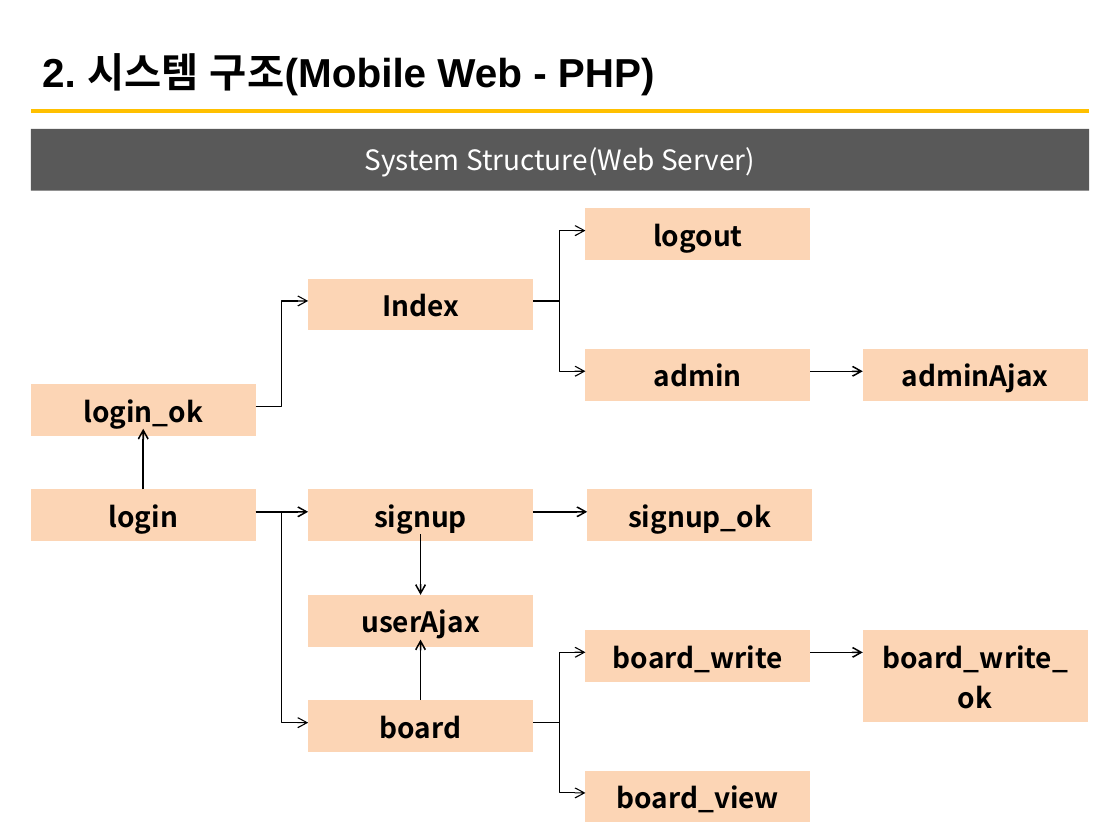
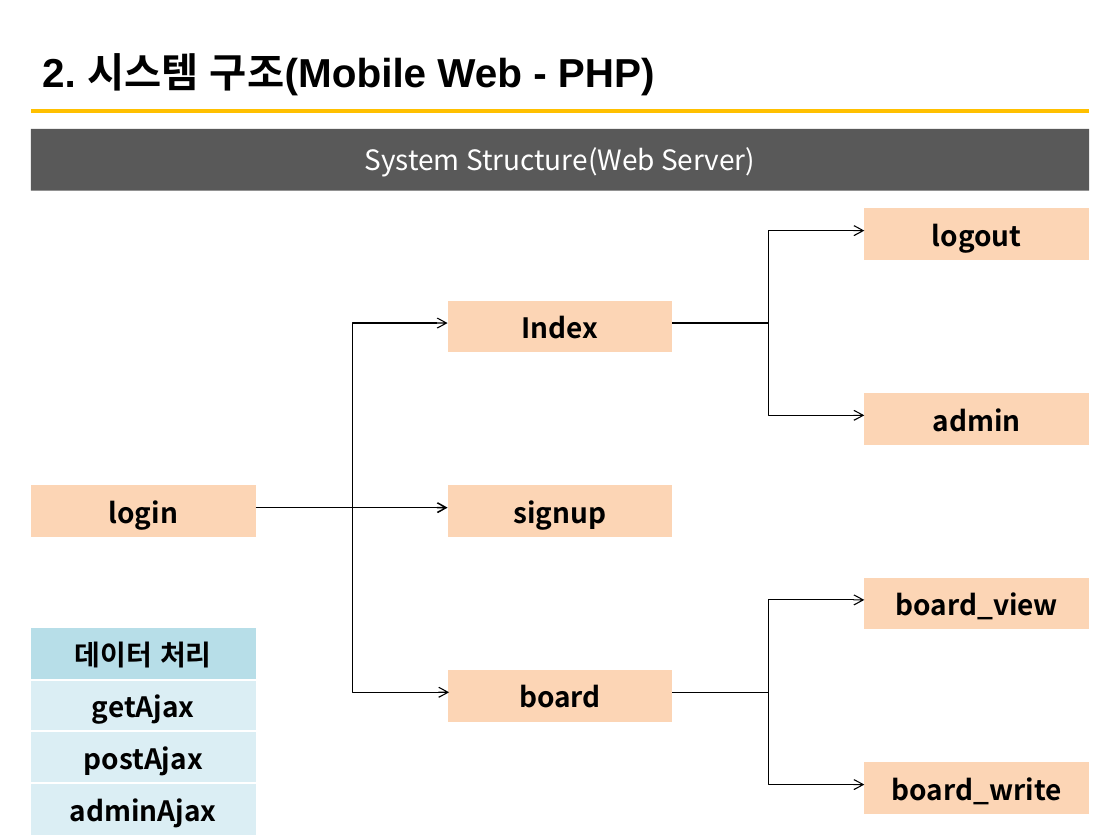
Before and after one commit to rnrhksgus/SecurityFinalProject, a slide deck: slide 8 of PPT/[지능형 IoT]스마트카 5조_발표_190614.pptx. Drawn at 1120x840 pixels with LibreOffice and Linux fonts; fonts in the diff are those of the drawing. Boxes give left, top, right and bottom in pixels: in the first picture for what was removed or moved away, otherwise in the second. Text is boxed around its words. In the diff, an @@ line names an element or a change of style, - is before the commit and + after.

```diff
--- a/PPT/[지능형 IoT]스마트카 5조_발표_190614.pptx
+++ b/PPT/[지능형 IoT]스마트카 5조_발표_190614.pptx
@@ table: place and size @@
-table at bbox=[586, 208, 811, 257]
+table at bbox=[865, 208, 1090, 257]
@@ elbow arrow moved from (533, 301) - (586, 231) to (672, 323) - (865, 231) @@
@@ elbow arrow removed from (255, 407) to (308, 301) @@
@@ elbow double arrow added from (449, 692) to (448, 323), #000000 0.75 pt @@
@@ table: place and size @@
-table at bbox=[308, 279, 533, 324]
+table at bbox=[448, 300, 673, 345]
@@ elbow arrow moved from (533, 301) - (586, 371) to (672, 323) - (865, 416) @@
@@ table removed at bbox=[862, 348, 1088, 397], 1 rows, 1 columns @@
-adminAjax
@@ table removed at bbox=[31, 384, 256, 434], 1 rows, 1 columns @@
-login_ok
@@ arrow removed from (811, 371) to (862, 371) @@
@@ table: place and size @@
-table at bbox=[586, 348, 811, 393]
+table at bbox=[865, 393, 1090, 438]
@@ arrow removed from (143, 489) to (143, 429) @@
@@ table: place and size @@
-table at bbox=[31, 489, 256, 538]
+table at bbox=[31, 485, 256, 534]
@@ arrow moved from (255, 512) - (308, 512) to (255, 507) - (448, 507) @@
@@ table: place and size @@
-table at bbox=[308, 489, 533, 539]
+table at bbox=[448, 485, 673, 534]
@@ table removed at bbox=[587, 489, 812, 538], 1 rows, 1 columns @@
-signup_ok
@@ elbow arrow removed from (255, 512) to (308, 722) @@
@@ arrow removed from (421, 534) to (421, 595) @@
@@ arrow removed from (533, 512) to (587, 512) @@
@@ table removed at bbox=[308, 595, 533, 643], 1 rows, 1 columns @@
-userAjax
@@ table: place and size @@
-table at bbox=[586, 771, 811, 817]
+table at bbox=[865, 578, 1090, 624]
@@ table added at bbox=[31, 628, 256, 832], 4 rows, 1 columns @@
+데이터 처리
+getAjax
+postAjax
+adminAjax
@@ elbow arrow moved from (533, 722) - (586, 793) to (672, 692) - (865, 600) @@
@@ table removed at bbox=[862, 629, 1088, 713], 1 rows, 1 columns @@
-board_write_ok
@@ arrow removed from (421, 700) to (421, 640) @@
@@ arrow removed from (811, 652) to (862, 652) @@
@@ table: place and size @@
-table at bbox=[308, 700, 533, 745]
+table at bbox=[448, 670, 673, 715]
@@ elbow arrow moved from (533, 722) - (586, 652) to (672, 692) - (865, 785) @@
@@ table: place and size @@
-table at bbox=[586, 629, 811, 677]
+table at bbox=[865, 763, 1090, 809]
```
Also in this commit, not shown: 4 other slides changed, 1 slide removed, 19 other files.
